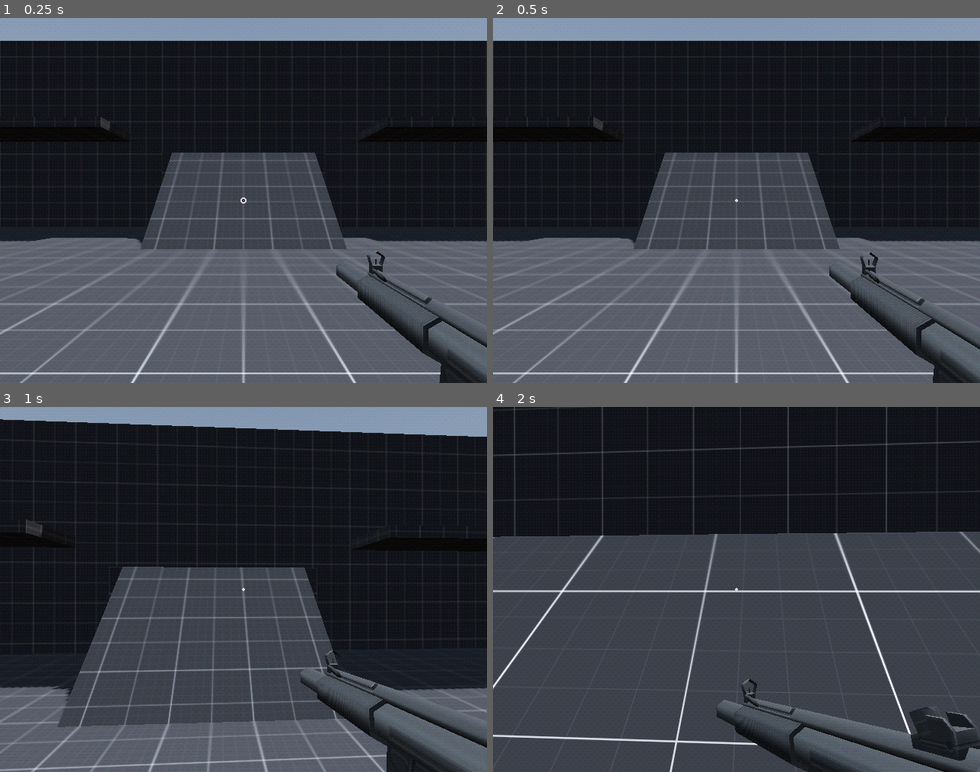
Above: before the commit, frames 1-4 (two rows, left to right).
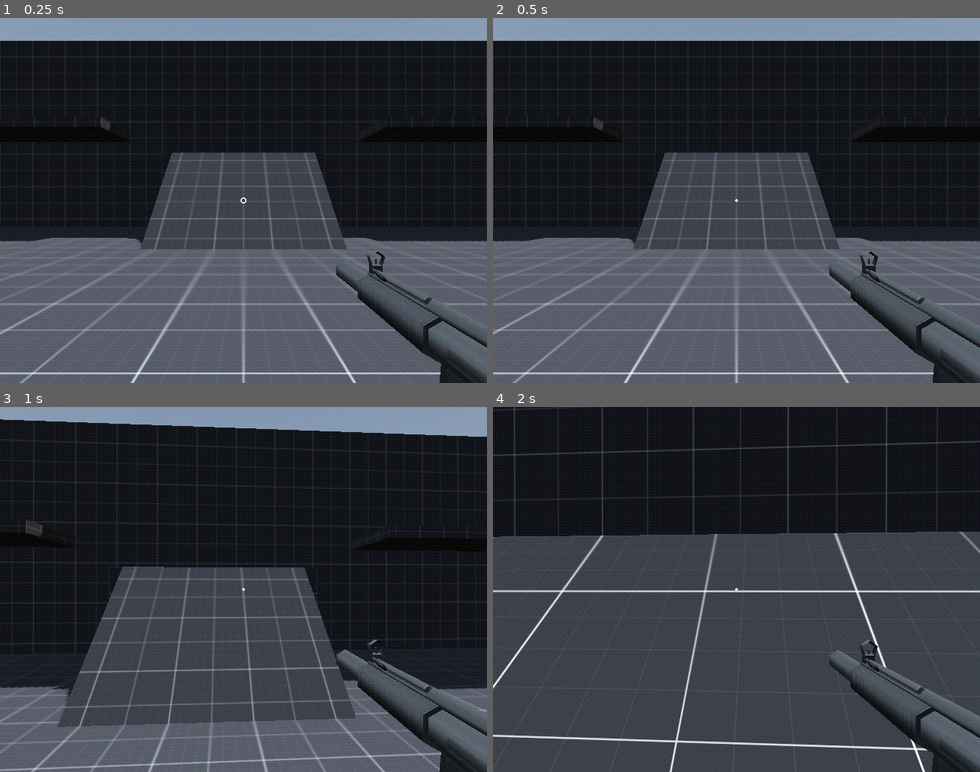
Above: after the commit, the same moments.

Repository: SpaceMoreDev/Godot_PSX_Cheesy_Horror_Game
Game: Godot game, scene res://Levels/Main/L_Main.tscn
Two runs of this game, one before a commit and one after it. Both use one fixed random seed, a clock stepped at 60 frames per second and the inputs below.
Inputs (mouse positions are in pixels of both pictures, inside the frame that each line leads up to):
- Up to frame 1 (0.25 s): no input
- Up to frame 2 (0.5 s): no input
- Up to frame 3 (1 s): move the mouse to (267, 589) at 0.52 s; hold W (move_forward) from 0.53 s (still down); right-click (267, 589) at 0.6 s; tap Space (jump) at 0.77 s; click (267, 589) at 0.8 s
- Up to frame 4 (2 s): keep holding W (move_forward); move the mouse to (712, 589) at 1.27 s; click (712, 589) at 1.35 s; tap Space (jump) at 1.52 s; right-click (712, 589) at 1.55 s

Frame 1 is identical in both runs. In frame 2, 0.5% of the frame differs, in the area x 69-100%, y 63-99%; in frame 3, 5.2%; in frame 4, 6.9%, in the area x 45-100%, y 63-100%.

Commit message:
added advanced expressions

Diff:
--- a/Player/Head.tscn
+++ b/Player/Head.tscn
@@ -2,6 +2,7 @@
 
 [ext_resource type="Script" uid="uid://bsw8c4y6ylwl4" path="res://Player/Head.gd" id="1_enjfg"]
 [ext_resource type="Texture2D" uid="uid://dywj4xpwdgrjn" path="res://Assets/t_mp5sd.png" id="2_irtxf"]
+[ext_resource type="Script" uid="uid://de1b6c4vqtk4c" path="res://Player/animation_tree_conditions.gd" id="3_oowo0"]
 
 [sub_resource type="StandardMaterial3D" id="StandardMaterial3D_oowo0"]
 shading_mode = 2
@@ -53,6 +54,35 @@
 bind/4/bone = -1
 bind/4/pose = Transform3D(0.7071068, -6.596557e-08, -0.7071067, 9.32894e-08, 1.0000001, 1.0658143e-14, 0.7071067, -6.596557e-08, 0.7071068, 0.085429445, 0.3004992, -0.09583096)
 
+[sub_resource type="Animation" id="Animation_xfbis"]
+resource_name = "Firing"
+length = 0.2
+loop_mode = 1
+tracks/0/type = "value"
+tracks/0/imported = false
+tracks/0/enabled = true
+tracks/0/path = NodePath("SMG_GUN:position")
+tracks/0/interp = 1
+tracks/0/loop_wrap = true
+tracks/0/keys = {
+"times": PackedFloat32Array(0, 0.033333335, 0.2),
+"transitions": PackedFloat32Array(1, 1, 1),
+"update": 0,
+"values": [Vector3(0.216, -0.245, -0.165), Vector3(0.216, -0.245, -0.065), Vector3(0.216, -0.245, -0.165)]
+}
+tracks/1/type = "value"
+tracks/1/imported = false
+tracks/1/enabled = true
+tracks/1/path = NodePath("SMG_GUN:rotation")
+tracks/1/interp = 1
+tracks/1/loop_wrap = true
+tracks/1/keys = {
+"times": PackedFloat32Array(0, 0.033333335, 0.2),
+"transitions": PackedFloat32Array(1, 1, 1),
+"update": 0,
+"values": [Vector3(0, -3.1415927, 0), Vector3(-0.06981317, -3.1415927, 0), Vector3(0, -3.1415927, 0)]
+}
+
 [sub_resource type="Animation" id="Animation_irtxf"]
 resource_name = "Idle"
 length = 1.9666702
@@ -96,19 +126,19 @@
 "times": PackedFloat32Array(0, 0.16666667, 0.33333334, 0.5, 0.6666667),
 "transitions": PackedFloat32Array(1, 1, 1, 1, 1),
 "update": 0,
-"values": [Vector3(0.071, -0.185, -0.165), Vector3(0.116, -0.255, -0.165), Vector3(0.136, -0.195, -0.165), Vector3(0.116, -0.255, -0.165), Vector3(0.071, -0.185, -0.165)]
-}
-tracks/1/type = "value"
-tracks/1/imported = false
-tracks/1/enabled = true
-tracks/1/path = NodePath("SMG_GUN:rotation")
-tracks/1/interp = 1
-tracks/1/loop_wrap = true
-tracks/1/keys = {
-"times": PackedFloat32Array(0, 0.33333334, 0.6666667),
-"transitions": PackedFloat32Array(1, 1, 1),
-"update": 0,
-"values": [Vector3(0.44505897, -2.4783676, 0), Vector3(0.24609143, -3.0072024, 0), Vector3(0.44505897, -2.4783676, 0)]
+"values": [Vector3(0.216, -0.245, -0.165), Vector3(0.181, -0.26, -0.165), Vector3(0.216, -0.25, -0.165), Vector3(0.181, -0.26, -0.165), Vector3(0.216, -0.245, -0.165)]
+}
+tracks/1/type = "value"
+tracks/1/imported = false
+tracks/1/enabled = true
+tracks/1/path = NodePath("SMG_GUN:rotation")
+tracks/1/interp = 1
+tracks/1/loop_wrap = true
+tracks/1/keys = {
+"times": PackedFloat32Array(0, 0.6666667),
+"transitions": PackedFloat32Array(1, 1),
+"update": 0,
+"values": [Vector3(0, -3.1415927, 0), Vector3(0, -3.1415927, 0)]
 }
 
 [sub_resource type="Animation" id="Animation_oowo0"]
@@ -138,39 +168,116 @@
 "values": [Vector3(0, -2.5220008, 0)]
 }
 
+[sub_resource type="Animation" id="Animation_3wvon"]
+resource_name = "aiming"
+length = 0.25
+tracks/0/type = "value"
+tracks/0/imported = false
+tracks/0/enabled = true
+tracks/0/path = NodePath("SMG_GUN:position")
+tracks/0/interp = 1
+tracks/0/loop_wrap = true
+tracks/0/keys = {
+"times": PackedFloat32Array(0, 0.23333335),
+"transitions": PackedFloat32Array(1, 1),
+"update": 0,
+"values": [Vector3(0.216, -0.245, -0.165), Vector3(0, -0.15, 0.05)]
+}
+tracks/1/type = "value"
+tracks/1/imported = false
+tracks/1/enabled = true
+tracks/1/path = NodePath("SMG_GUN:rotation")
+tracks/1/interp = 1
+tracks/1/loop_wrap = true
+tracks/1/keys = {
+"times": PackedFloat32Array(0, 0.23333335),
+"transitions": PackedFloat32Array(1, 1),
+"update": 0,
+"values": [Vector3(0, -3.1415927, 0), Vector3(0, -3.1415927, 0)]
+}
+
 [sub_resource type="AnimationLibrary" id="AnimationLibrary_adwmk"]
 _data = {
+&"Firing": SubResource("Animation_xfbis"),
 &"Idle": SubResource("Animation_irtxf"),
 &"Move": SubResource("Animation_adwmk"),
-&"RESET": SubResource("Animation_oowo0")
-}
-
-[sub_resource type="AnimationNodeAnimation" id="AnimationNodeAnimation_irtxf"]
+&"RESET": SubResource("Animation_oowo0"),
+&"aiming": SubResource("Animation_3wvon")
+}
+
+[sub_resource type="AnimationNodeAnimation" id="AnimationNodeAnimation_oowo0"]
+animation = &"Firing"
+
+[sub_resource type="AnimationNodeAnimation" id="AnimationNodeAnimation_xfbis"]
 animation = &"Idle"
 
-[sub_resource type="AnimationNodeAnimation" id="AnimationNodeAnimation_oowo0"]
+[sub_resource type="AnimationNodeAnimation" id="AnimationNodeAnimation_adwmk"]
+animation = &"Idle"
+
+[sub_resource type="AnimationNodeAnimation" id="AnimationNodeAnimation_3wvon"]
 animation = &"Move"
 
-[sub_resource type="AnimationNodeBlendSpace1D" id="AnimationNodeBlendSpace1D_adwmk"]
-blend_point_0/node = SubResource("AnimationNodeAnimation_irtxf")
+[sub_resource type="AnimationNodeBlendSpace1D" id="AnimationNodeBlendSpace1D_xfbis"]
+blend_point_0/node = SubResource("AnimationNodeAnimation_adwmk")
 blend_point_0/pos = 0.0
-blend_point_1/node = SubResource("AnimationNodeAnimation_oowo0")
+blend_point_1/node = SubResource("AnimationNodeAnimation_3wvon")
 blend_point_1/pos = 1.0
 min_space = 0.0
 
-[sub_resource type="AnimationNodeBlendTree" id="AnimationNodeBlendTree_qy1gf"]
-graph_offset = Vector2(-266.16806, 57.685802)
-nodes/output/position = Vector2(208, 176)
-nodes/move_blend/node = SubResource("AnimationNodeBlendSpace1D_adwmk")
-nodes/move_blend/position = Vector2(-48, 160)
+[sub_resource type="AnimationNodeBlendTree" id="AnimationNodeBlendTree_bdho6"]
+graph_offset = Vector2(-290.4, -26.4)
+nodes/move_blend/node = SubResource("AnimationNodeBlendSpace1D_xfbis")
+nodes/move_blend/position = Vector2(32, 80)
 node_connections = [&"output", 0, &"move_blend"]
 
+[sub_resource type="AnimationNodeStateMachineTransition" id="AnimationNodeStateMachineTransition_oowo0"]
+advance_mode = 2
+
+[sub_resource type="AnimationNodeStateMachineTransition" id="AnimationNodeStateMachineTransition_qy1gf"]
+advance_mode = 2
+advance_expression = "is_firing"
+
+[sub_resource type="AnimationNodeStateMachineTransition" id="AnimationNodeStateMachineTransition_bdho6"]
+xfade_time = 0.1
+advance_mode = 2
+advance_expression = "!is_firing"
+
+[sub_resource type="AnimationNodeStateMachineTransition" id="AnimationNodeStateMachineTransition_i6cme"]
+xfade_time = 0.1
+advance_mode = 2
+advance_expression = "!is_grounded"
+
+[sub_resource type="AnimationNodeStateMachineTransition" id="AnimationNodeStateMachineTransition_rl845"]
+xfade_time = 0.1
+advance_mode = 2
+advance_expression = "is_grounded"
+
+[sub_resource type="AnimationNodeStateMachineTransition" id="AnimationNodeStateMachineTransition_adwmk"]
+advance_mode = 2
+advance_expression = "is_firing"
+
+[sub_resource type="AnimationNodeStateMachineTransition" id="AnimationNodeStateMachineTransition_3wvon"]
+xfade_time = 0.1
+advance_mode = 2
+advance_expression = "!is_firing && !is_grounded"
+
+[sub_resource type="AnimationNodeStateMachine" id="AnimationNodeStateMachine_rl845"]
+states/End/position = Vector2(887.68005, 97.44889)
+states/Firing/node = SubResource("AnimationNodeAnimation_oowo0")
+states/Firing/position = Vector2(747.60004, 98.41112)
+states/Jump/node = SubResource("AnimationNodeAnimation_xfbis")
+states/Jump/position = Vector2(502, 193.6)
+states/Movement/node = SubResource("AnimationNodeBlendTree_bdho6")
+states/Movement/position = Vector2(510, 100.32)
+states/Start/position = Vector2(292, 101.26898)
+transitions = ["Start", "Movement", SubResource("AnimationNodeStateMachineTransition_oowo0"), "Movement", "Firing", SubResource("AnimationNodeStateMachineTransition_qy1gf"), "Firing", "Movement", SubResource("AnimationNodeStateMachineTransition_bdho6"), "Movement", "Jump", SubResource("AnimationNodeStateMachineTransition_i6cme"), "Jump", "Movement", SubResource("AnimationNodeStateMachineTransition_rl845"), "Jump", "Firing", SubResource("AnimationNodeStateMachineTransition_adwmk"), "Firing", "Jump", SubResource("AnimationNodeStateMachineTransition_3wvon")]
+
 [sub_resource type="AnimationNodeBlendTree" id="AnimationNodeBlendTree_i6cme"]
-graph_offset = Vector2(147.35493, -33.845604)
+graph_offset = Vector2(-209.17549, -7.0950804)
 nodes/output/position = Vector2(672, 80)
-nodes/movement/node = SubResource("AnimationNodeBlendTree_qy1gf")
-nodes/movement/position = Vector2(352, 80)
-node_connections = [&"output", 0, &"movement"]
+nodes/StateMachine/node = SubResource("AnimationNodeStateMachine_rl845")
+nodes/StateMachine/position = Vector2(368, 64)
+node_connections = [&"output", 0, &"StateMachine"]
 
 [node name="Head" type="Node3D" unique_id=955601237]
 transform = Transform3D(1, 0, 0, 0, 1, 0, 0, 0, 1, 0, 0.64, 0)
@@ -230,9 +337,9 @@
 
 [node name="AnimationPlayer" type="AnimationPlayer" parent="." unique_id=1659226797]
 libraries/ = SubResource("AnimationLibrary_adwmk")
-autoplay = &"Idle"
 
 [node name="AnimationTree" type="AnimationTree" parent="." unique_id=374367399]
 tree_root = SubResource("AnimationNodeBlendTree_i6cme")
 anim_player = NodePath("../AnimationPlayer")
-parameters/movement/move_blend/blend_position = 0.0
+parameters/StateMachine/Movement/move_blend/blend_position = 0.0
+script = ExtResource("3_oowo0")
--- a/Player/animation_controller.gd
+++ b/Player/animation_controller.gd
@@ -12,7 +12,21 @@
 
 func _physics_process(delta: float) -> void:
 	var remapped_vel : float = remap(controller.velocity.length(),0.0,17.0,0.0,1.0)
-	print("velocity: %f" % remapped_vel)
+	#print("velocity: %f" % remapped_vel)
+
+	if Input.is_action_just_pressed("aiming"):
+		AnimTree.is_aiming = true
+	if Input.is_action_just_released("aiming"):
+		AnimTree.is_aiming = false
+
+	if Input.is_action_just_pressed("firing"):
+		AnimTree.is_firing = true
+	if Input.is_action_just_released("firing"):
+		AnimTree.is_firing = false
+
 
 	if controller.is_on_floor():
-		AnimTree.set("parameters/movement/move_blend/blend_position" , remapped_vel)
+		AnimTree.is_grounded = true
+		AnimTree.set("parameters/StateMachine/Movement/move_blend/blend_position" , remapped_vel)
+	else:
+		AnimTree.is_grounded = false
--- /dev/null
+++ b/Player/animation_tree_conditions.gd
@@ -0,0 +1,5 @@
+extends AnimationTree
+
+var is_aiming : bool = false
+var is_firing : bool = false
+var is_grounded : bool = false
--- a/project.godot
+++ b/project.godot
@@ -22,6 +22,7 @@
 
 window/size/viewport_width=640
 window/size/viewport_height=480
+window/size/mode=3
 window/stretch/mode="viewport"
 window/stretch/aspect="keep_height"
 
@@ -101,6 +102,16 @@
 "events": [Object(InputEventKey,"resource_local_to_scene":false,"resource_name":"","device":-1,"window_id":0,"alt_press …(192 unchanged characters)…
 ]
 }
+aiming={
+"deadzone": 0.2,
+"events": [Object(InputEventMouseButton,"resource_local_to_scene":false,"resource_name":"","device":-1,"window_id":0,"alt_pressed":false,"shift_pressed":false,"ctrl_pressed":false,"meta_pressed":false,"button_mask":0,"position":Vector2(0, 0),"global_position":Vector2(0, 0),"factor":1.0,"button_index":2,"canceled":false,"pressed":false,"double_click":false,"script":null)
+]
+}
+firing={
+"deadzone": 0.2,
+"events": [Object(InputEventMouseButton,"resource_local_to_scene":false,"resource_name":"","device":-1,"window_id":0,"alt_pressed":false,"shift_pressed":false,"ctrl_pressed":false,"meta_pressed":false,"button_mask":0,"position":Vector2(0, 0),"global_position":Vector2(0, 0),"factor":1.0,"button_index":1,"canceled":false,"pressed":false,"double_click":false,"script":null)
+]
+}
 
 [layer_names]
 
Not shown, added: Player/animation_tree_conditions.gd.uid
